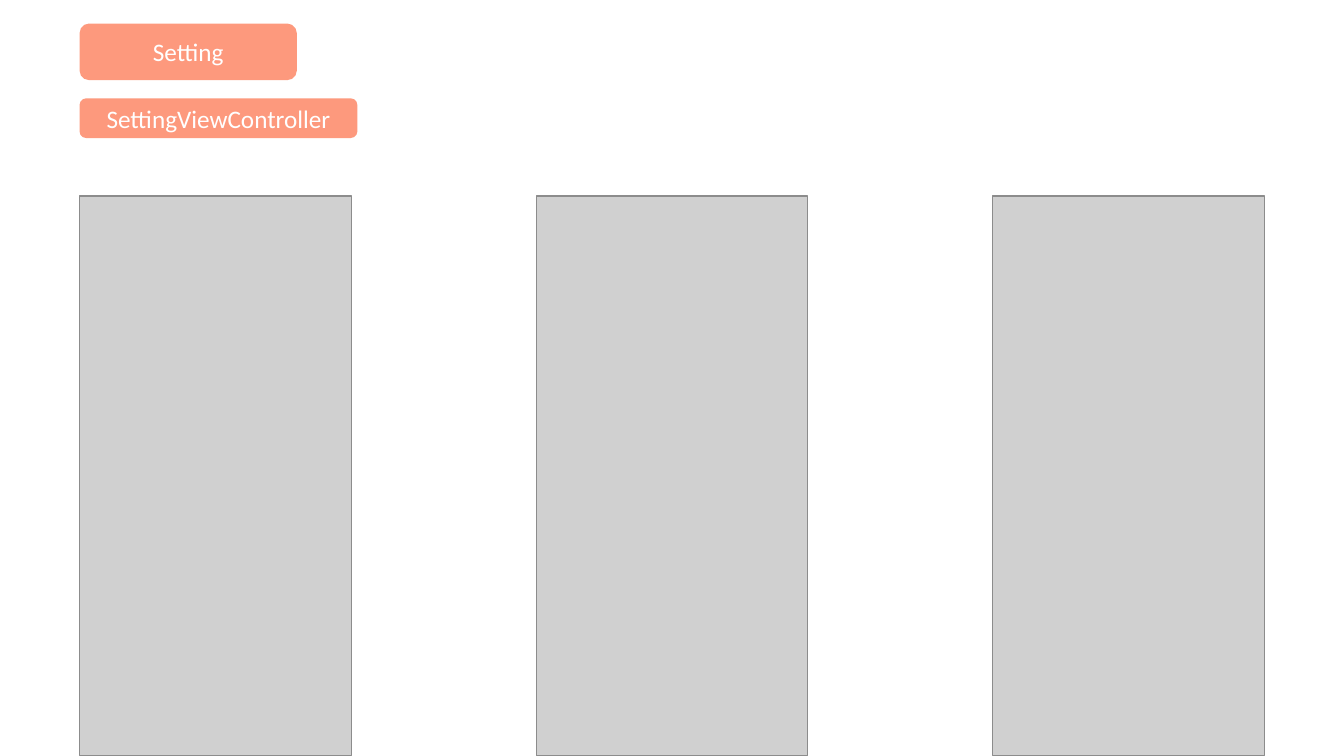
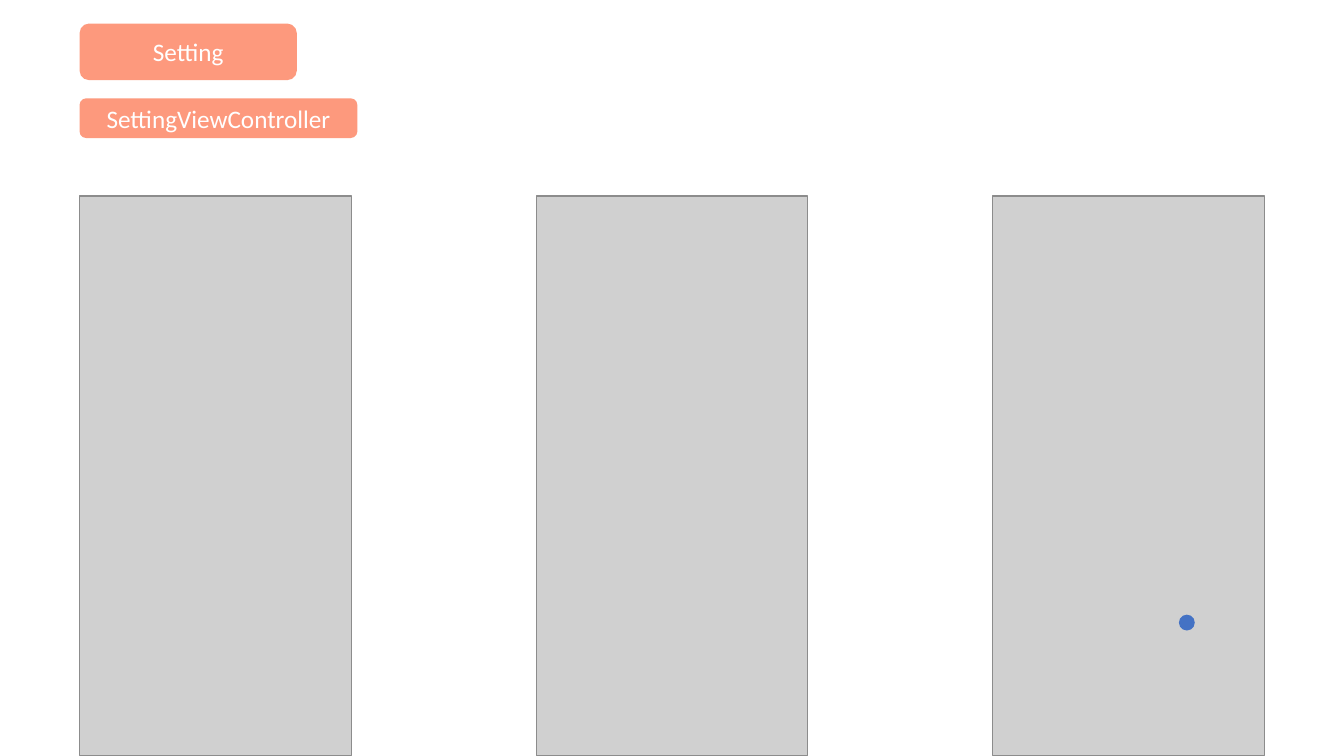
Before and after one commit to chaeHaram/University, a slide deck: slide 8 of 4-1/소프트웨어 종합설계/5주차/졸업작품 UI소개.pptx (slide 7 before the commit). Drawn at 1344x756 pixels with LibreOffice and Linux fonts; fonts in the diff are those of the drawing; grey boxes stand for pictures. Boxes give left, top, right and bottom in pixels: in the first picture for what was removed or moved away, otherwise in the second. Text is boxed around its words. In the diff, an @@ line names an element or a change of style, - is before the commit and + after.

```diff
--- a/4-1/소프트웨어 종합설계/5주차/졸업작품 UI소개.pptx
+++ b/4-1/소프트웨어 종합설계/5주차/졸업작품 UI소개.pptx
@@ ellipse added at (x1=1180, y1=615, x2=1196, y2=631), fill #4472C4 @@
```
Also in this commit, not shown: 5 other slides changed, 1 slide added, 4 other files.
